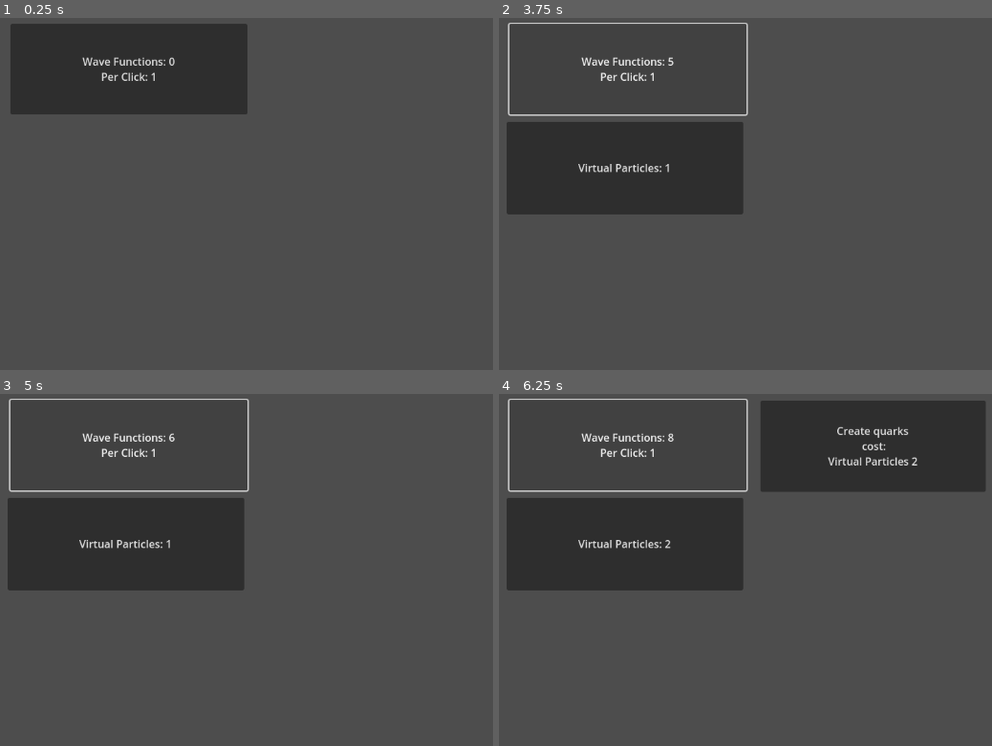
Above: before the commit, frames 1-4 (two rows, left to right).
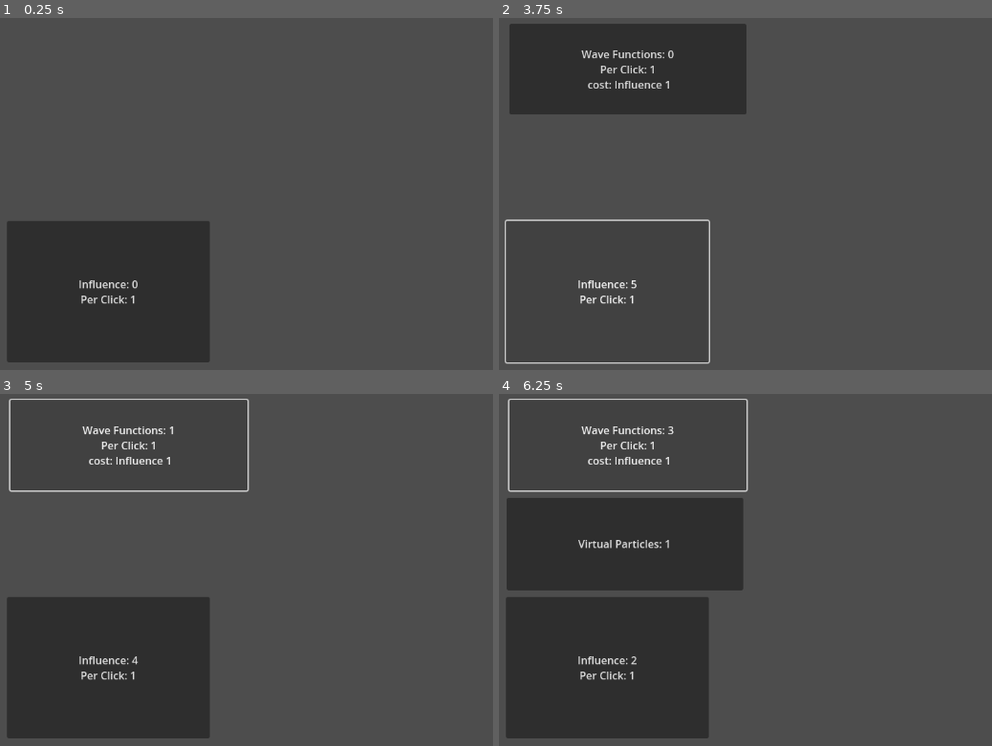
Above: after the commit, the same moments.

Repository: WilliamAHoffman/EmergentUniverse
Game: Godot game, scene res://scenes/root.tscn
Same seed, same stepped clock (60 frames per second), same inputs: the game is played once before the commit and once after it.
Inputs:
- Up to frame 1 (0.25 s): no input
- Up to frame 2 (3.75 s): click "Wave Functions: 0 Per Click: 1" (after the commit: "Influence: 0 Per Click: 1") at 0.5 s; click "Wave Functions: 1 Per Click: 1" (after the commit: "Influence: 1 Per Click: 1") at 1.25 s; click "Wave Functions: 2 Per Click: 1" (after the commit: "Influence: 2 Per Click: 1") at 2 s; click "Wave Functions: 3 Per Click: 1" (after the commit: "Influence: 3 Per Click: 1") at 2.75 s; click "Wave Functions: 4 Per Click: 1" (after the commit: "Influence: 4 Per Click: 1") at 3.5 s
- Up to frame 3 (5 s): click "Wave Functions: 5 Per Click: 1" (after the commit: "Wave Functions: 0 Per Click: …") at 4.25 s
- Up to frame 4 (6.25 s): click "Wave Functions: 6 Per Click: 1" (after the commit: "Wave Functions: 1 Per Click: …") at 5 s; click "Wave Functions: 7 Per Click: 1" (after the commit: "Wave Functions: 2 Per Click: …") at 5.75 s

The runs differ from the first frame. In frame 1, 29% of the frame differs, in the area x 1-51%, y 1-98%; in frame 2, 15%; in frame 3, 30%, in the area x 1-50%, y 9-98%; in frame 4, 29%.

Commit message:
added items and random creation efficiency

Diff:
--- a/scenes/root.tscn
+++ b/scenes/root.tscn
@@ -1,7 +1,8 @@
-[gd_scene load_steps=3 format=3 uid="uid://cyj1qkdkxyycc"]
+[gd_scene load_steps=4 format=3 uid="uid://cyj1qkdkxyycc"]
 
-[ext_resource type="Script" path="res://scripts/button_manager.gd" id="1_u0srf"]
-[ext_resource type="Script" path="res://scripts/resource_manager.gd" id="2_os0tv"]
+[ext_resource type="Script" path="res://scripts/button scripts/button_manager.gd" id="1_u0srf"]
+[ext_resource type="Script" path="res://scripts/resource scripts/resource_manager.gd" id="2_os0tv"]
+[ext_resource type="Script" path="res://scripts/item scripts/item_manager.gd" id="3_unsvd"]
 
 [node name="Root" type="Node2D"]
 
@@ -49,5 +50,15 @@
 offset_right = 744.0
 offset_bottom = 293.0
 
+[node name="ResourceInfluence" type="Button" parent="ButtonManagerControl"]
+layout_mode = 0
+offset_left = 12.0
+offset_top = 307.0
+offset_right = 318.0
+offset_bottom = 521.0
+
 [node name="ResourceManager" type="Node2D" parent="."]
 script = ExtResource("2_os0tv")
+
+[node name="ItemManager" type="Node2D" parent="."]
+script = ExtResource("3_unsvd")
--- a/scripts/button_data.gd
+++ b/scripts/button scripts/button_data.gd
@@ -15,6 +15,7 @@
 #Functional variables
 var add_resource = null #ResourceData #add_resources
 var add_random_resources : Dictionary #Dictionary[ResourceData, Array[lower_chance : int, higher_chance : int, quantity : int]] #add_random_resources
+var random_resource_efficiency : int
 
 
 #Necessary Functions
@@ -22,10 +23,20 @@
 	if _check_cost():
 		_subtract_cost()
 		if add_resource != null:
-			_add_resources_click()
+			_add_resources(add_resource.quantity_per_click)
 
 		if add_random_resources != null:
-			_add_random_resources()
+			_add_random_resources(add_resource.quantity_per_click)
+
+
+func _on_timer():
+	if _check_cost():
+		_subtract_cost()
+		if add_resource != null:
+			_add_resources(add_resource.quantity_per_second)
+
+		if add_random_resources != null:
+			_add_random_resources(add_resource.quantity_per_second)
 
 
 func update_text():
@@ -40,7 +51,7 @@
 	if cost.size() > 0:
 		button.text += "\n cost: "
 		for resource in cost:
-			button.text += "\n" + resource.name + " " + str(cost[resource])
+			button.text += resource.name + " " + str(cost[resource])
 
 
 #Optional Functions
@@ -59,12 +70,12 @@
 		resource.quantity -= cost[resource]
 
 
-func _add_resources_click():
-	add_resource.quantity += add_resource.quantity_per_click
+func _add_resources(quantity):
+	add_resource.quantity += quantity
 
-
-func _add_random_resources():
+func _add_random_resources(quantity_generated_from):
+	var quantity_multi = (quantity_generated_from * (random_resource_efficiency/100)) + 1
 	var rand_int = randi_range(0, 100)
 	for resource in add_random_resources:
 		if rand_int in range(add_random_resources[resource][0], add_random_resources[resource][1]):
-			resource.quantity += add_random_resources[resource][2]
+			resource.quantity += (add_random_resources[resource][2] * quantity_multi)
--- a/scripts/button_manager.gd
+++ b/scripts/button scripts/button_manager.gd
@@ -20,14 +20,19 @@
 		buttons[button.name].update_text()
 
 func _on_button_pressed(button):
-	print(button)
 	buttons[button.name]._on_click()
 
 
 func _init_button_data():
+
+	buttons["ResourceInfluence"] = ButtonData.new()
+	buttons["ResourceInfluence"].add_resource = resources["Influence"]
+
 	buttons["ResourceWaveFunction"] = ButtonData.new()
 	buttons["ResourceWaveFunction"].add_resource = resources["WaveFunction"]
 	buttons["ResourceWaveFunction"].add_random_resources[resources["VirtualParticle"]] = [0, 50, 1]
+	buttons["ResourceWaveFunction"].unlock_criteria[resources["Influence"]] = 5
+	buttons["ResourceWaveFunction"].cost[resources["Influence"]] = 1
 
 	buttons["ResourceVirtualParticle"] = ButtonData.new()
 	buttons["ResourceVirtualParticle"].add_resource = resources["VirtualParticle"]
@@ -41,9 +46,11 @@
 	buttons["ActionQuark"].cost[resources["VirtualParticle"]] = 2
 
 	buttons["ResourceUpQuark"] = ButtonData.new()
+	buttons["ResourceUpQuark"].add_resource = resources["UpQuark"]
 	buttons["ResourceUpQuark"].unlock_criteria[resources["UpQuark"]] = 1
 
 	buttons["ResourceDownQuark"] = ButtonData.new()
+	buttons["ResourceDownQuark"].add_resource = resources["DownQuark"]
 	buttons["ResourceDownQuark"].unlock_criteria[resources["DownQuark"]] = 1
 
 
--- /dev/null
+++ b/scripts/item scripts/item_data.gd
@@ -0,0 +1,9 @@
+class_name ItemData
+
+#necessary variables
+var name : String
+var quantity := 0
+
+#optional variables
+var bonus_multi_per_click : Dictionary
+var bonus_multi_per_second : Dictionary
--- /dev/null
+++ b/scripts/item scripts/item_manager.gd
@@ -0,0 +1,8 @@
+class_name ItemManager
+extends Node2D
+
+func _ready():
+	init_item_data()
+
+func init_item_data():
+	pass
--- /dev/null
+++ b/scripts/resource scripts/resource_data.gd
@@ -0,0 +1,23 @@
+class_name ResourceData
+
+var name : String
+var quantity := 0
+var quantity_per_click := 0
+var quantity_per_second := 0
+var is_unlocked = true
+var bonus_quantity_per_click : Dictionary
+var bonus_quantity_per_second : Dictionary
+var bonus_multi_per_click : Dictionary
+var bonus_multi_per_second : Dictionary
+
+func _add_bonus(quantity_bonus):
+	var quantity = 0
+	for bonus in quantity_bonus:
+		quantity += quantity_bonus[bonus]
+	return quantity
+
+func _multi_bonus(quantity_bonus):
+	var quantity = 1
+	for bonus in quantity_bonus:
+		quantity *= quantity_bonus[bonus]
+	return quantity
--- a/scripts/resource_manager.gd
+++ b/scripts/resource scripts/resource_manager.gd
@@ -6,15 +6,22 @@
 
 func _ready():
 	_init_resource_data()
+	for resource in resources:
+		resources[resource].quantity_per_click = resources[resource]._add_bonus(resources[resource].bonus_quantity_per_click)
+		resources[resource].quantity_per_second = resources[resource]._add_bonus(resources[resource].bonus_quantity_per_second)
 
 
 func _init_resource_data():
+	resources["Influence"] = ResourceData.new()
+	resources["Influence"].name = "Influence"
+	resources["Influence"].bonus_quantity_per_click["base"] = 1
+
 	resources["VirtualParticle"] = ResourceData.new()
 	resources["VirtualParticle"].name = "Virtual Particles"
 
 	resources["WaveFunction"] = ResourceData.new()
 	resources["WaveFunction"].name = "Wave Functions"
-	resources["WaveFunction"].quantity_per_click = 1
+	resources["WaveFunction"].bonus_quantity_per_click["base"] = 1
 
 	resources["UpQuark"] = ResourceData.new()
 	resources["UpQuark"].name = "Up Quarks"
--- a/scripts/resource_data.gd
+++ /dev/null
@@ -1,7 +0,0 @@
-class_name ResourceData
-
-var name : String
-var quantity := 0
-var quantity_per_click := 0
-var quantity_per_second := 0
-var is_unlocked = true
